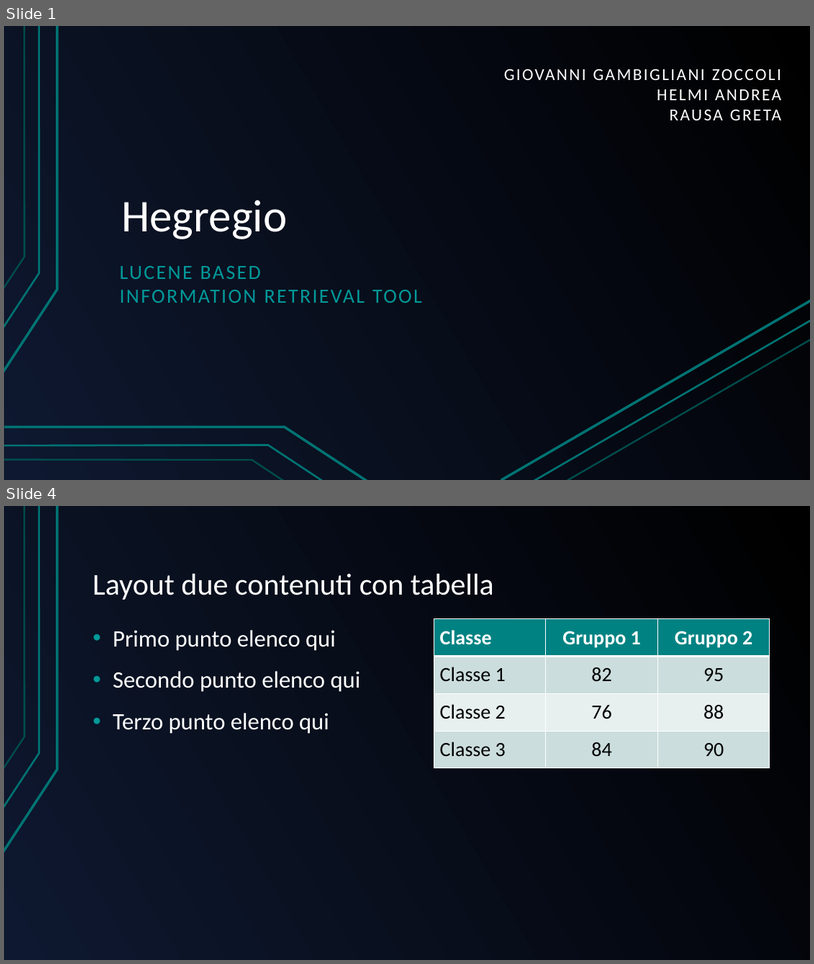
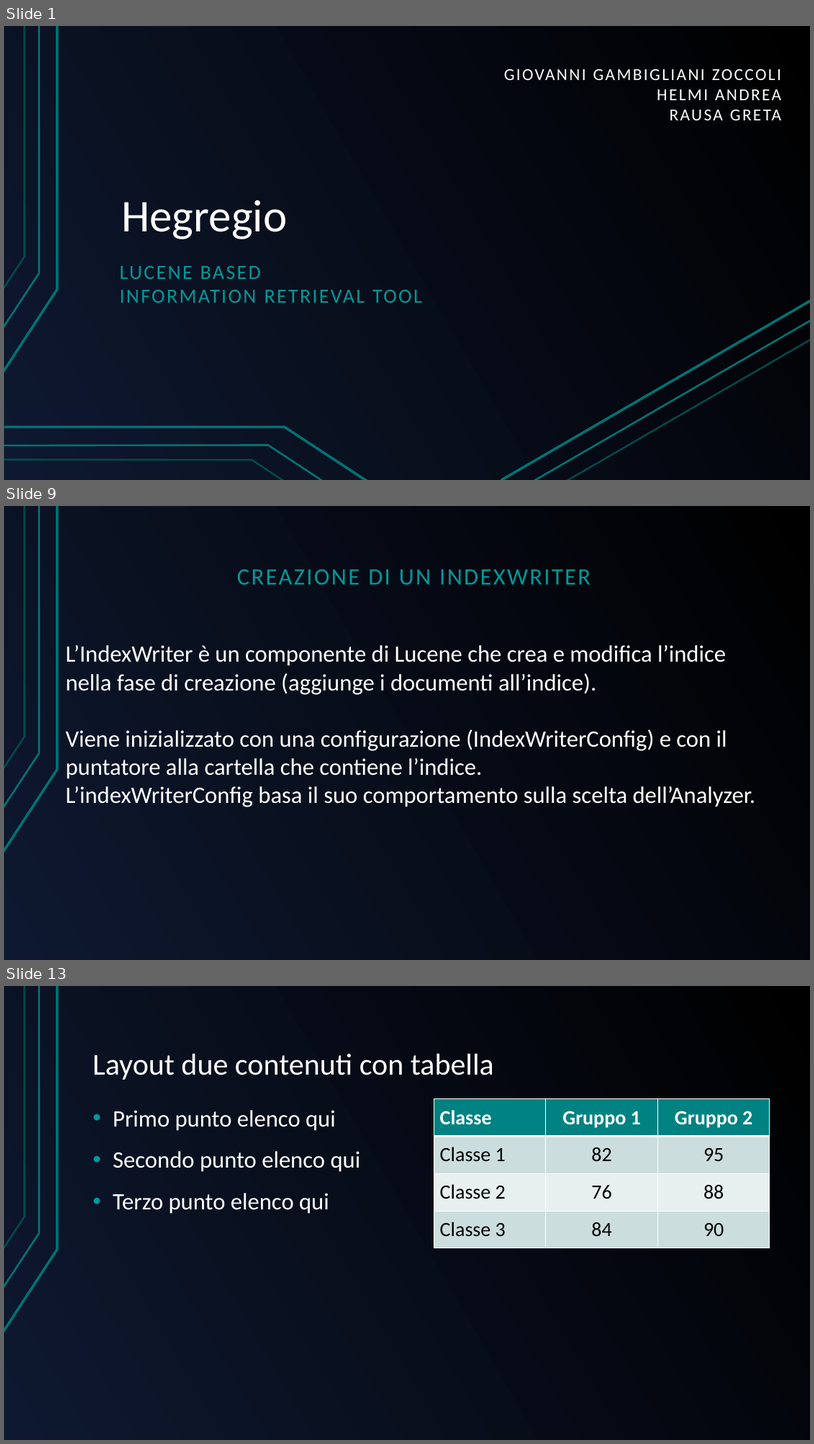
Before and after one commit to GreRagu/ProgettoGavi, a slide deck: Hegregio.odp. Shown one above the other, each under a label of ours: slides 1 and 4 before the commit, slides 1, 9 and 13 after it; the slides between them are not shown. The pictures are 814x964 and 814x1444 pixels, drawn with LibreOffice and Linux fonts; fonts in the diff are those of the drawing. Boxes give left, top, right and bottom in pixels: in the first picture for what was removed or moved away, otherwise in the second. Text is boxed around its words. In the diff, an @@ line names an element or a change of style, - is before the commit and + after.

```diff
--- a/Hegregio.odp
+++ b/Hegregio.odp
@@ slide 9 added at (4, 506, 810, 960), background gradient #000000 to #0E1830; not listed: 3 template elements that a slide beside it also shows @@
@@ text added at (237, 569, 591, 584), 28 pt, text #009999 @@
+CREAZIONE DI UN INDEXWRITER
@@ text added at (66, 645, 756, 807), 28 pt, text #FFFFFF @@
+L’IndexWriter è un componente di Lucene che crea e modifica l’indice nella fase di creazione (aggiunge i documenti all’indice).
+Viene inizializzato con una configurazione (IndexWriterConfig) e con il puntatore alla cartella che contiene l’indice.
+L’indexWriterConfig basa il suo comportamento sulla scelta dell’Analyzer.
@@ what was slide 4 is now slide 13 @@
```
Also in this commit, not shown: 11 other slides added, 9 slides removed.
